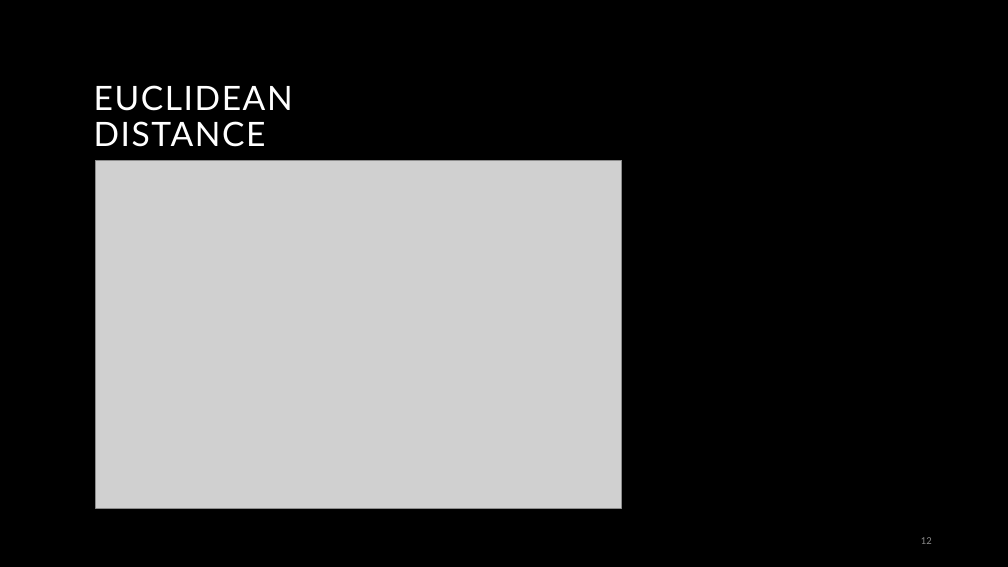
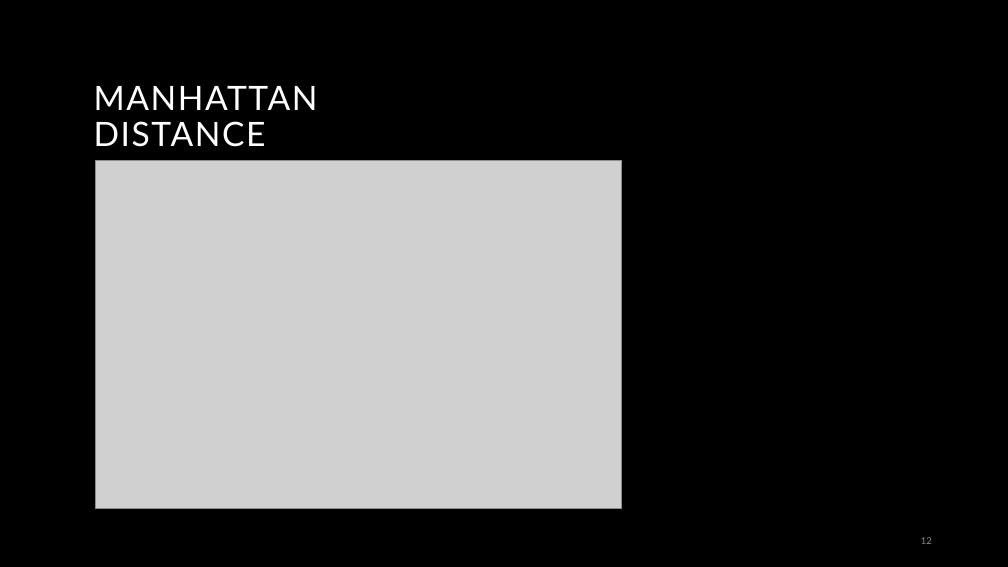
Before and after one commit to Hugo-Leyx-valade/projet-ML, a slide deck: slide 12 of Spotiflop_ML.pptx. Drawn at 1008x567 pixels with LibreOffice and Linux fonts; fonts in the diff are those of the drawing; grey boxes stand for pictures; background and template pictures are left out. Boxes give left, top, right and bottom in pixels: in the first picture for what was removed or moved away, otherwise in the second. Text is boxed around its words. In the diff, an @@ line names an element or a change of style, - is before the commit and + after.

```diff
--- a/Spotiflop_ML.pptx
+++ b/Spotiflop_ML.pptx
@@ text at (x1=94, y1=86, x2=318, y2=147): text changed @@
-EUCLIDEAN DISTANCE
+MANHATTAN DISTANCE
```
